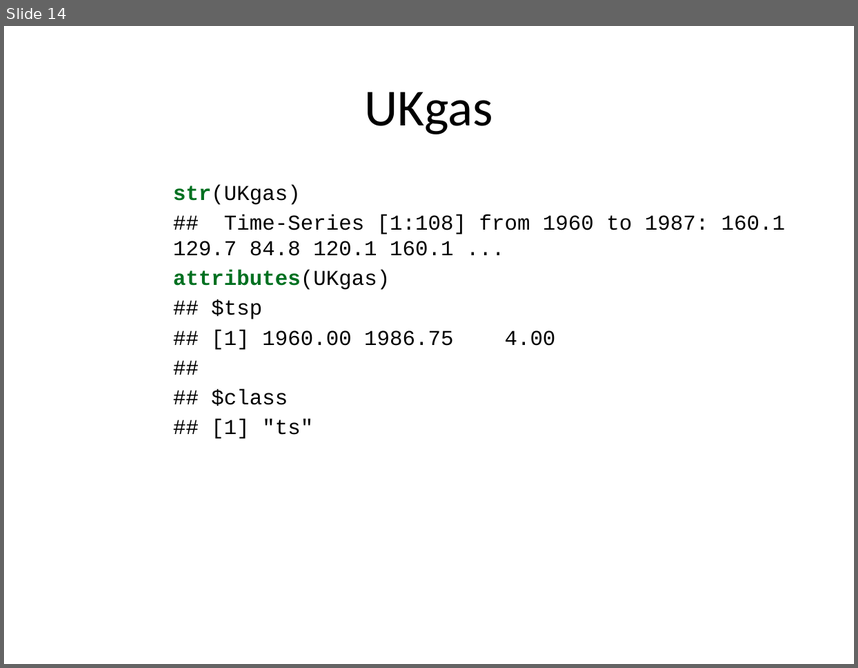
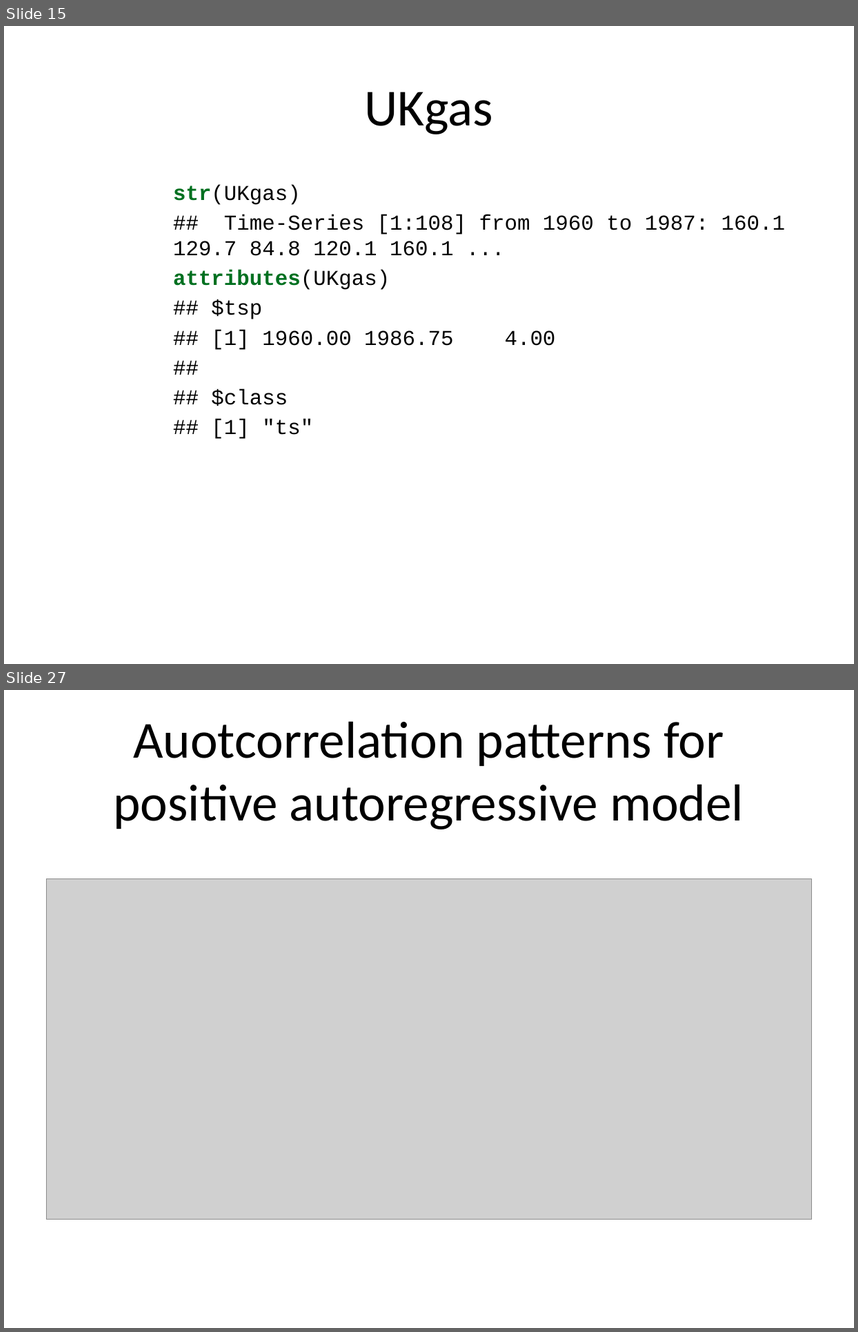
Before and after one commit to pmean/basic-time-series, a slide deck: src/basics.pptx. Shown one above the other, each under a label of ours: slide 14 before the commit, slides 15 and 27 after it; the slides between them are not shown. The pictures are 858x668 and 858x1332 pixels, drawn with LibreOffice and Linux fonts; fonts in the diff are those of the drawing; grey boxes stand for pictures. Boxes give left, top, right and bottom in pixels: in the first picture for what was removed or moved away, otherwise in the second. Text is boxed around its words. In the diff, an @@ line names an element or a change of style, - is before the commit and + after.

```diff
--- a/src/basics.pptx
+++ b/src/basics.pptx
@@ slide 27 added at (x1=4, y1=690, x2=854, y2=1328), background #FFFFFF @@
@@ title added at (x1=113, y1=721, x2=744, y2=829), 44 pt, text #000000 @@
+Auotcorrelation patterns for positive autoregressive model
@@ picture added at (x1=47, y1=879, x2=811, y2=1219) @@
@@ what was slide 14 is now slide 15 @@
```
Also in this commit, not shown: 21 slides changed, 32 other slides added, 9 slides removed, 1 other file.
